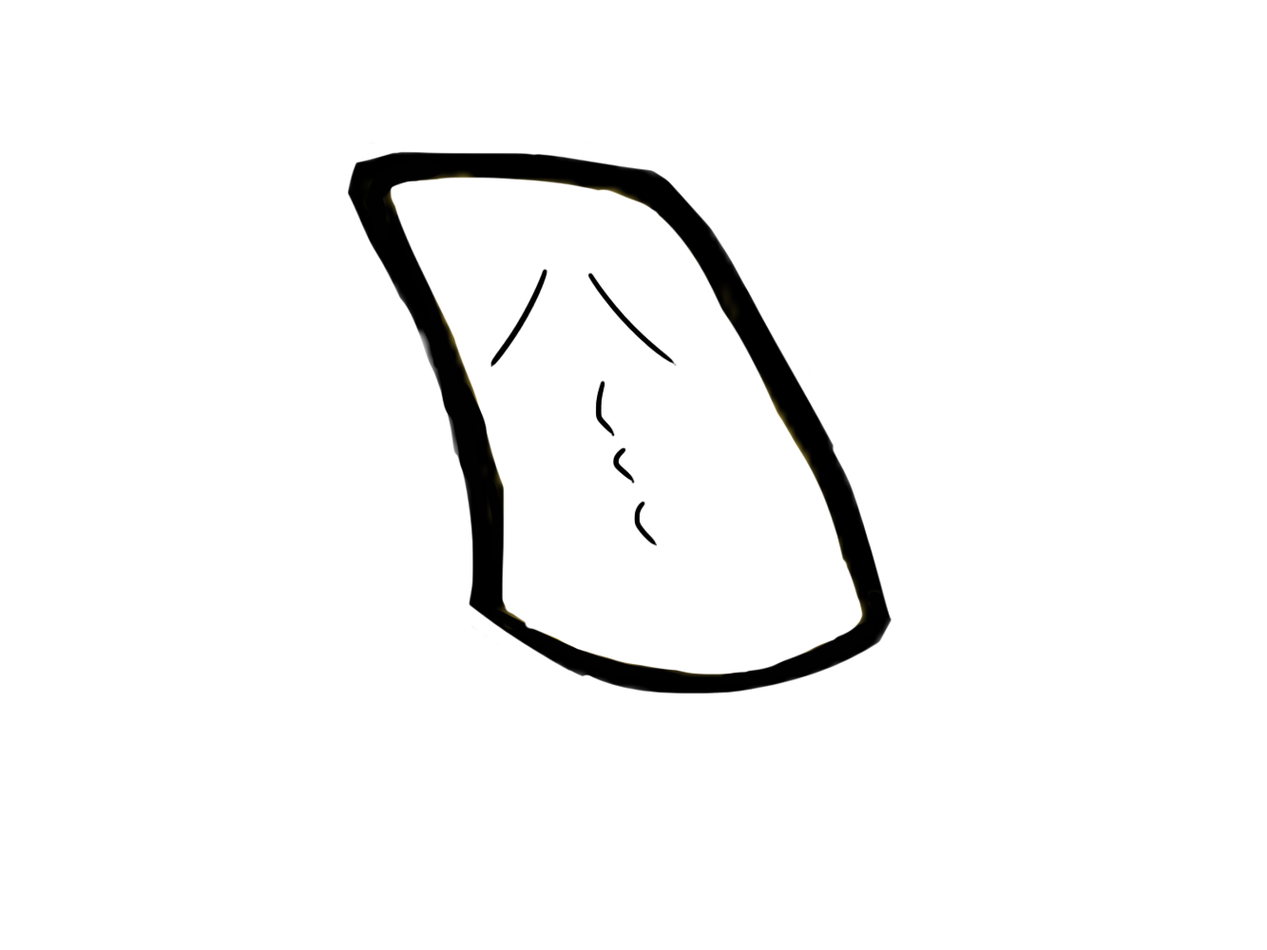
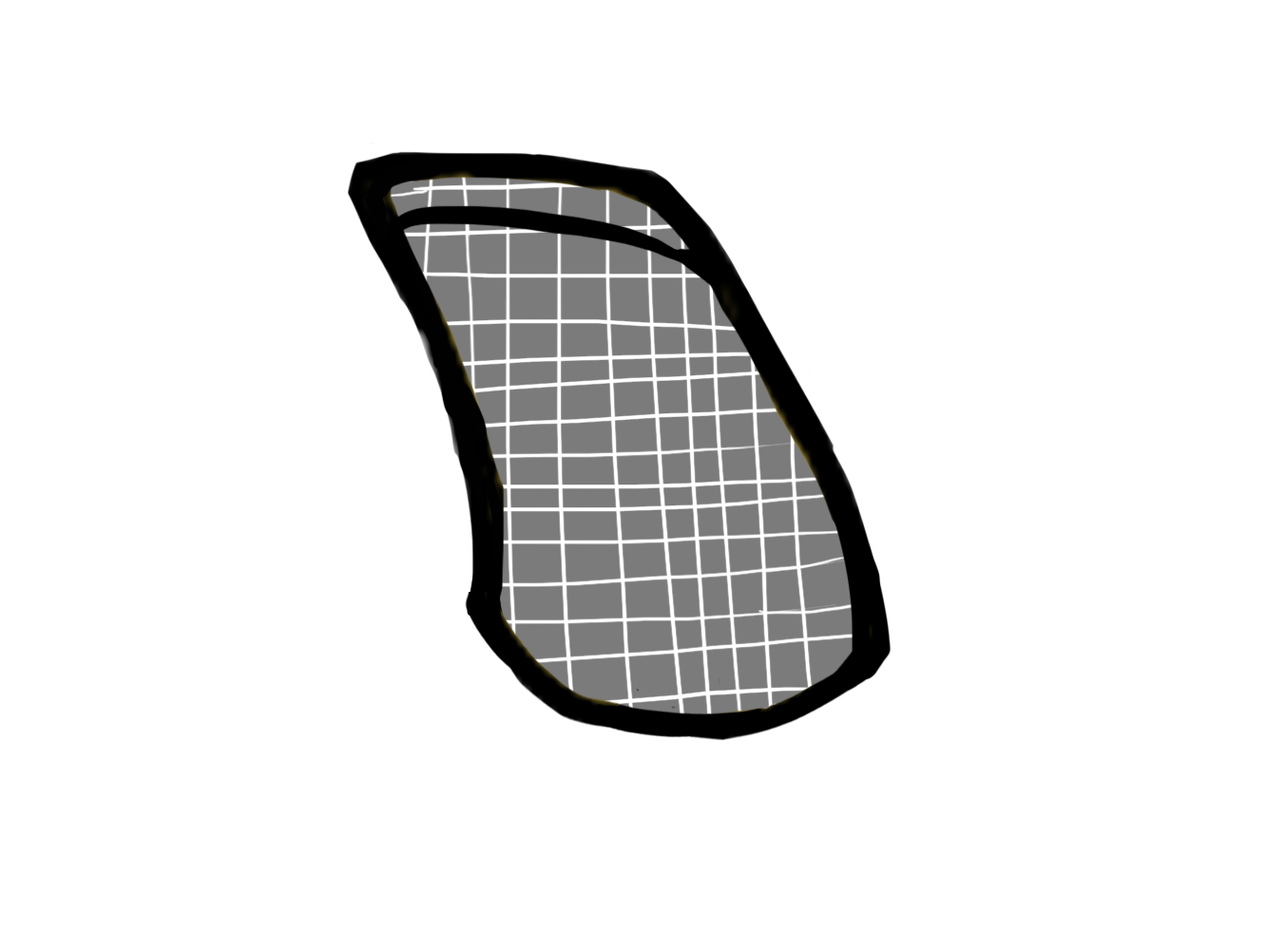
Before/after of a 1267 × 950 layered artwork. What changed in the layer stack:
added layer "Layer 0 copy" above "Layer 7" over <box>389,176,893,742</box>
added layer "Layer 7" above "Layer 0" over <box>389,176,877,724</box>
hid "Layer 0" over <box>389,176,893,696</box>
added layer "Layer 6" above "Layer 5" over <box>389,176,893,742</box>
added layer "Layer 5" above "Layer 4" over <box>389,176,893,742</box>
hid "Layer 1" over <box>389,176,873,690</box>
